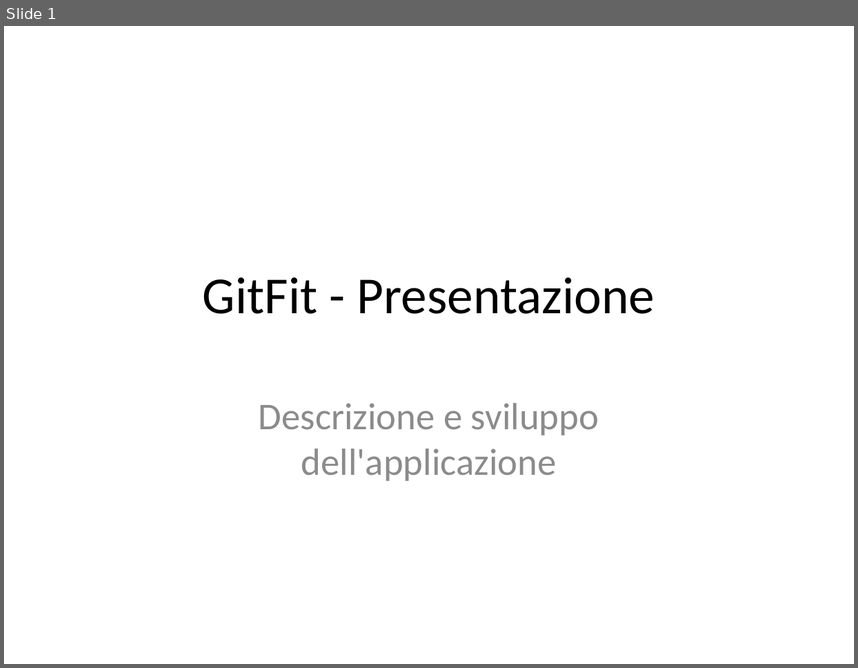
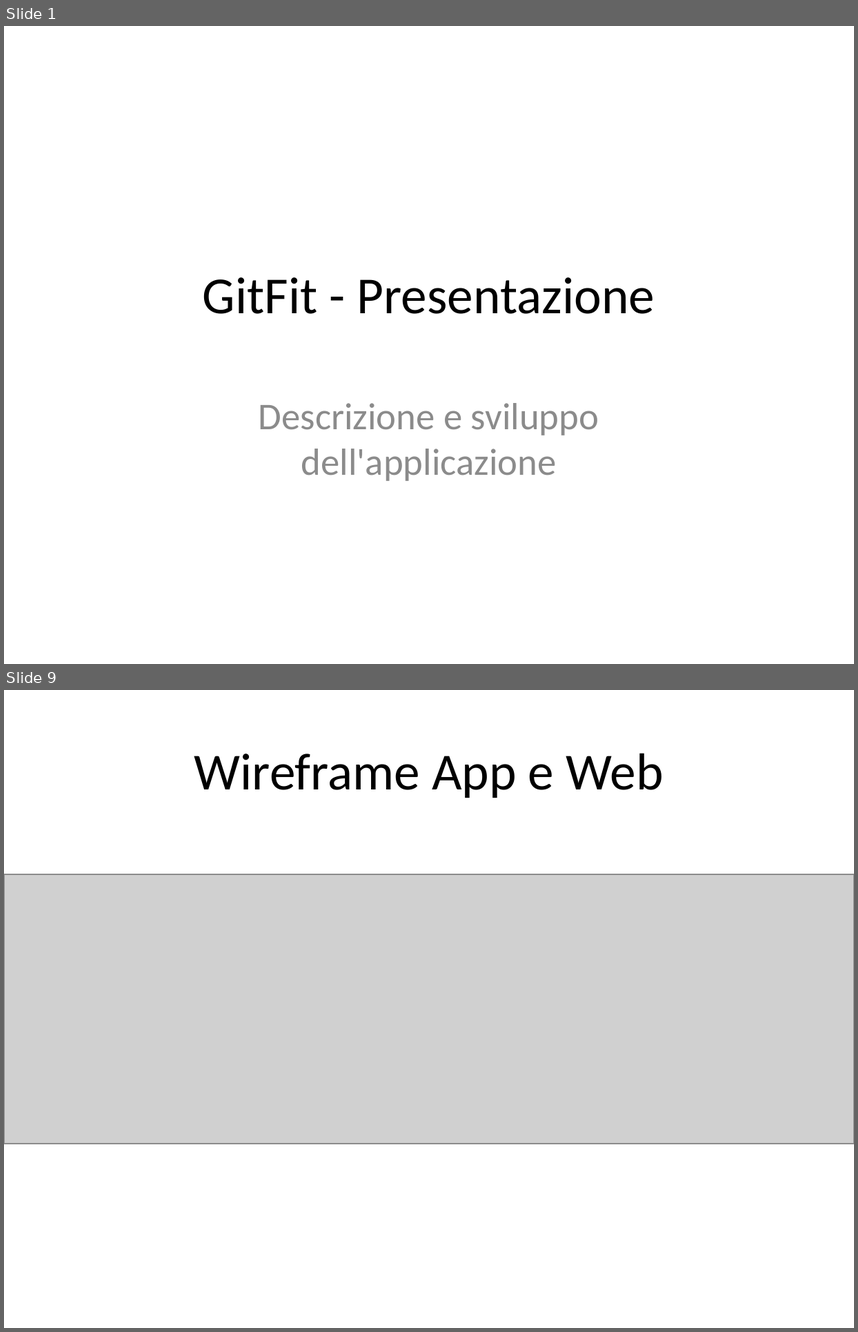
Before and after one commit to matt2005fiore/fit-progression, a slide deck: Tesina&Relazione/Tesina_Presentazione.pptx. Shown one above the other, each under a label of ours: slide 1 before the commit, slides 1 and 9 after it; the slides between them are not shown. The pictures are 858x668 and 858x1332 pixels, drawn with LibreOffice and Linux fonts; fonts in the diff are those of the drawing; grey boxes stand for pictures. Boxes give left, top, right and bottom in pixels: in the first picture for what was removed or moved away, otherwise in the second. Text is boxed around its words. In the diff, an @@ line names an element or a change of style, - is before the commit and + after.

```diff
--- a/Tesina&Relazione/Tesina_Presentazione.pptx
+++ b/Tesina&Relazione/Tesina_Presentazione.pptx
@@ slide 9 added at [4,690,854,1328], background #FFFFFF @@
@@ title added at [194,753,663,798], 44 pt, text #000000 @@
+Wireframe App e Web
@@ picture added at [4,874,854,1144] @@
```
Also in this commit, not shown: 8 slides changed, 1 other slide added.
